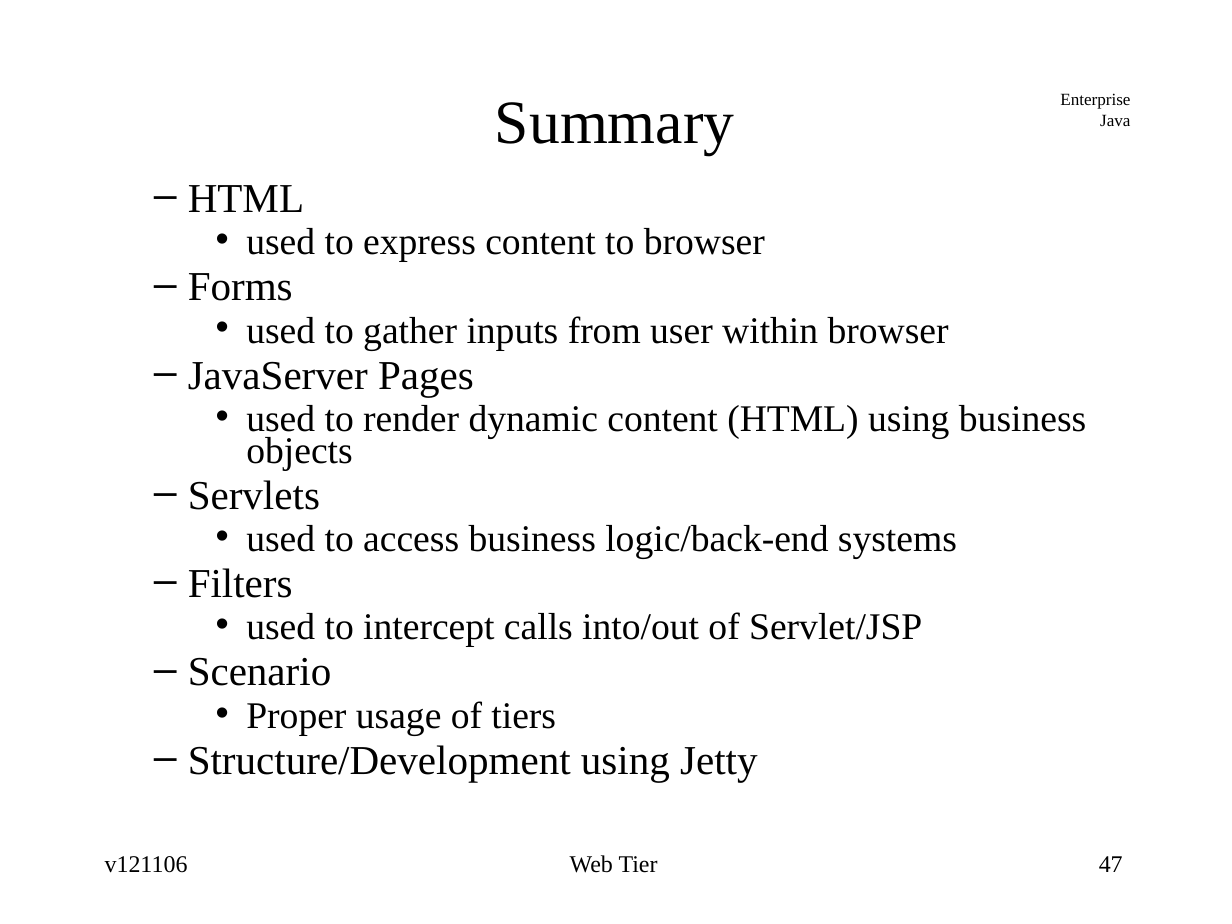
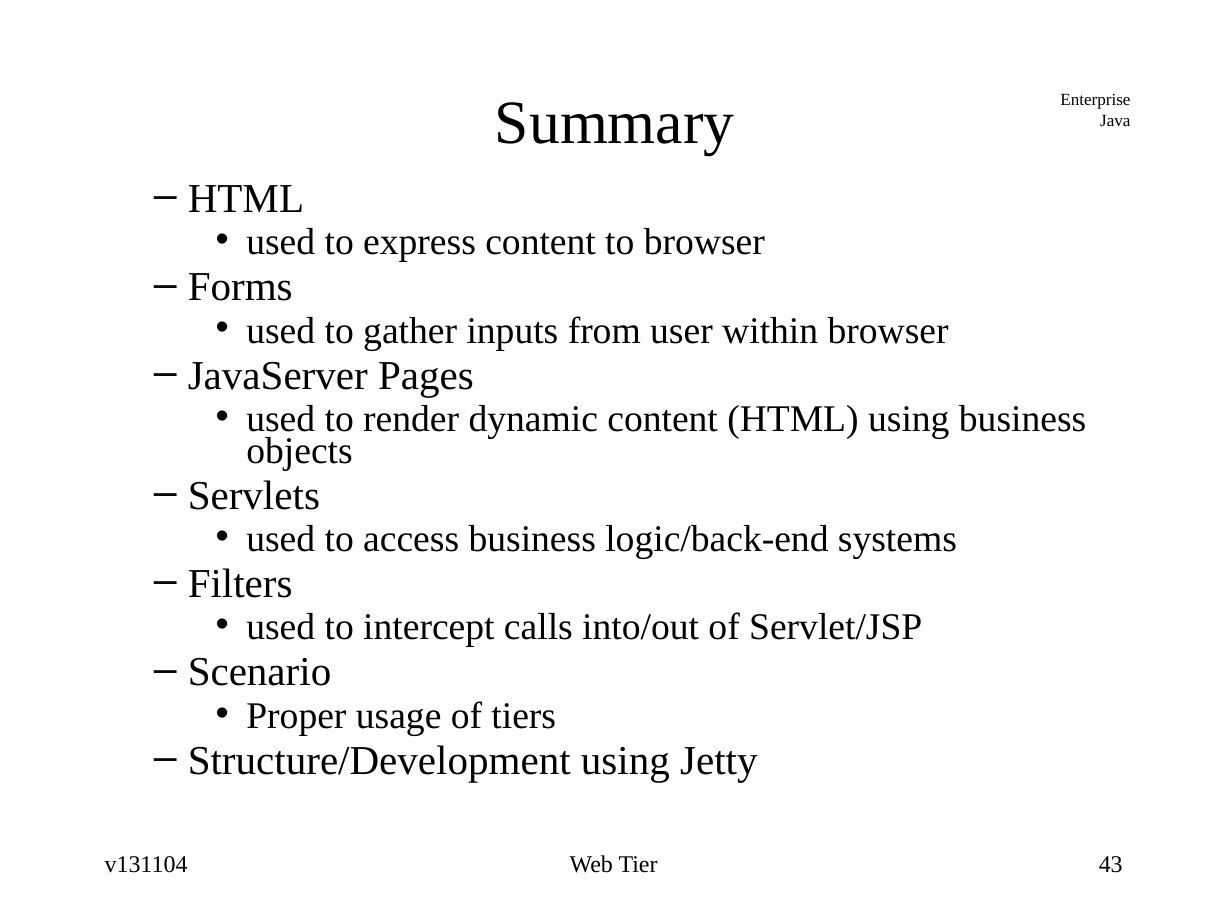
Before and after one commit to jcstaff/ejava-javaee, a slide deck: slide 43 of webtier/src/site/resources/lectures/webTier.ppt (slide 47 before the commit). Drawn at 1232x924 pixels with LibreOffice and Linux fonts; fonts in the diff are those of the drawing. Boxes give left, top, right and bottom in pixels: in the first picture for what was removed or moved away, otherwise in the second. Text is boxed around its words. In the diff, an @@ line names an element or a change of style, - is before the commit and + after.

```diff
--- a/webtier/src/site/resources/lectures/webTier.ppt
+++ b/webtier/src/site/resources/lectures/webTier.ppt
@@ text at box(105, 856, 188, 873): text changed @@
-v121106
+v131104
@@ page number at box(1099, 856, 1123, 873): text changed @@
-47
+43
```
Also in this commit, not shown: 43 other slides changed, 4 slides removed.
